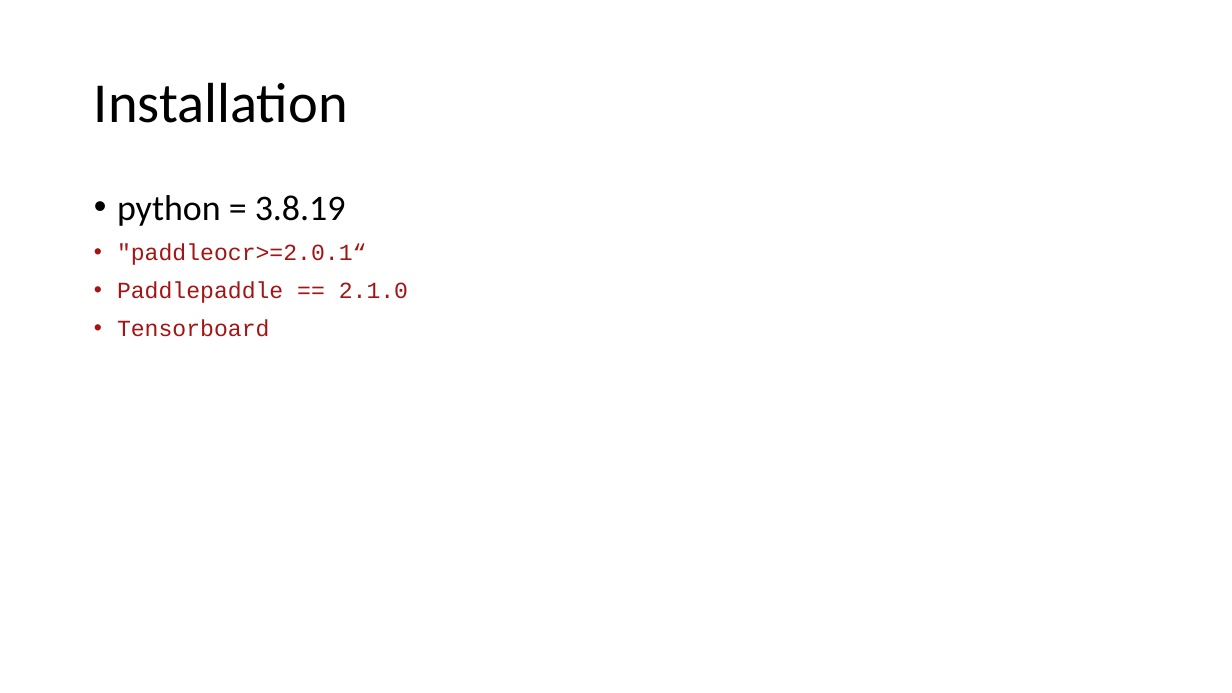
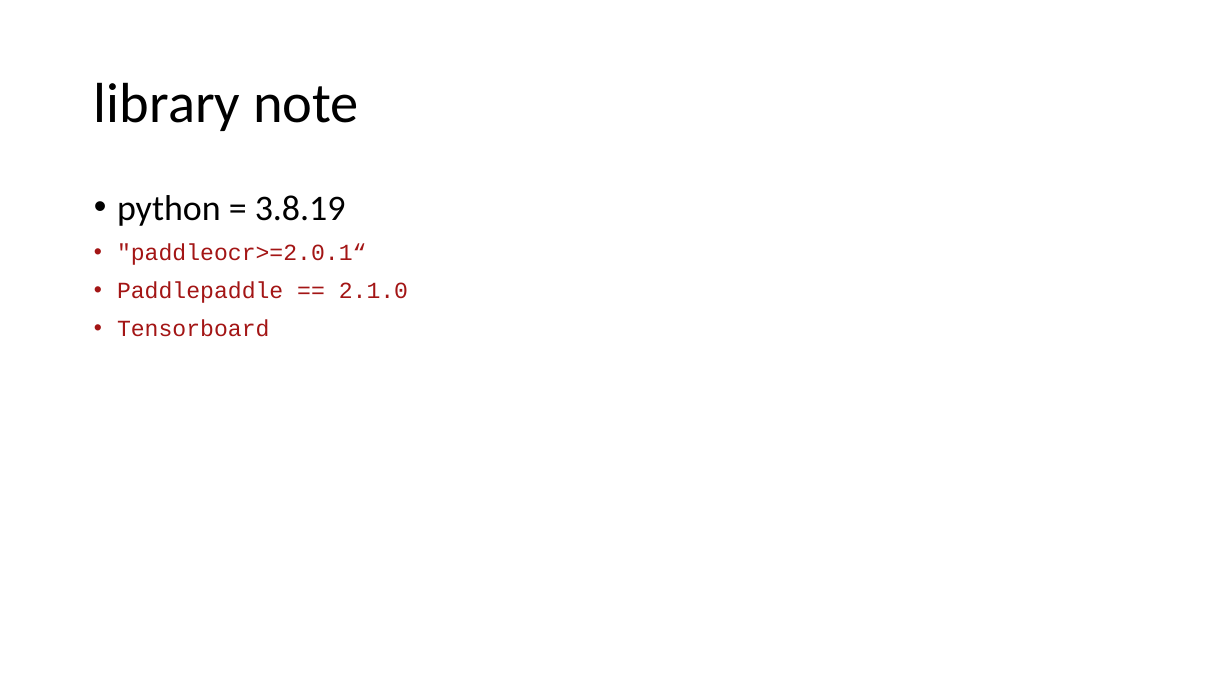
Before and after one commit to Ping-ChenTsai417/ocr_training_det, a slide deck: slide 16 of Torch_train.pptx (slide 2 before the commit). Drawn at 1232x693 pixels with LibreOffice and Linux fonts; fonts in the diff are those of the drawing. Boxes give left, top, right and bottom in pixels: in the first picture for what was removed or moved away, otherwise in the second. Text is boxed around its words. In the diff, an @@ line names an element or a change of style, - is before the commit and + after.

```diff
--- a/Torch_train.pptx
+++ b/Torch_train.pptx
@@ title at (x1=94, y1=82, x2=359, y2=131): text changed @@
-Installation
+library note
```
Also in this commit, not shown: 1 other slide changed, 13 slides added, 2 slides removed, 3 other files.
